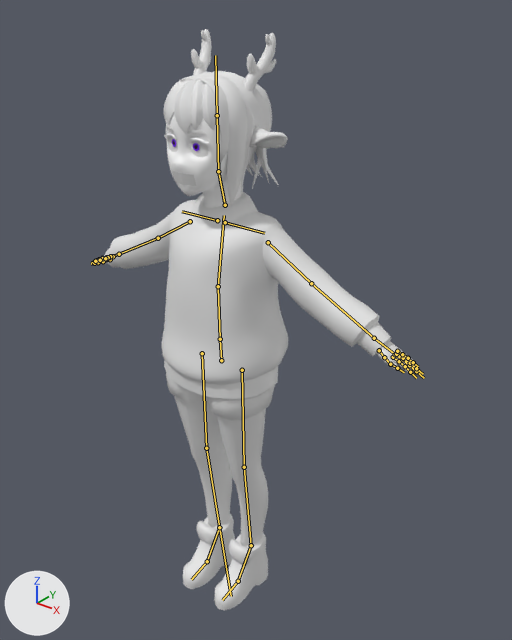
What one commit did to the FBX model Assets/Assets/3D Assets/ZaraDeer.fbx.
Before and after are seen from a 50 mm camera at (1.23, -1.405, 1.898) aimed at (0.046, 0.075, 0.981). The lights are fixed; the arrows at lower left show +X, +Y and +Z. The first picture is the older version. The bones that change, and the others that lie on the model, are drawn over the model as lines.

The first picture shows 'Antlers', 'deerLowPolyLeftHand', 'deerLowpolyHead', 'deerLowpolyLegs', 'deerLowpolyShoes', 'deerLowpolyShoesTop', 'deerLowpolySweater', 'hair.026', 'hair.028', 'hair.030', 'hair.033', 'hair.035', 'hair.036' and 11 more.
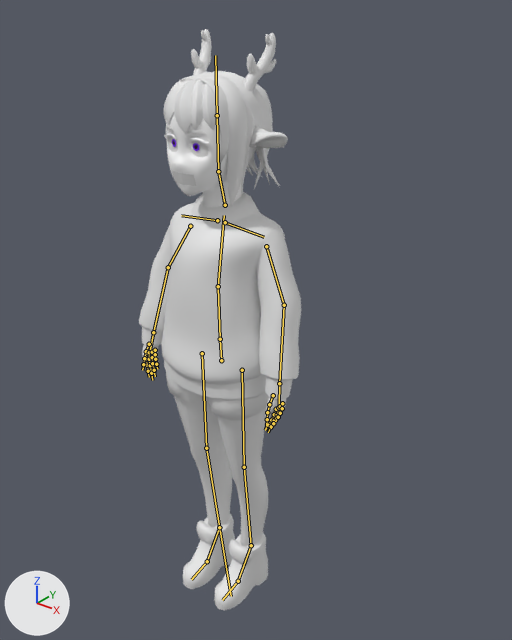
The newer file adds an action. The first version stands in its rest pose; the second is drawn at frame 2 of the action 'Scene'.

Changed parts and their boxes [x1, y1, x2, y2] in the pictures (512 x 640 px):
'deerLowpolySweater', posed (43% narrower): before [105, 192, 391, 420]; after [139, 192, 302, 420]
'deerLowPolyLeftHand', posed: before [93, 255, 419, 373]; after [142, 344, 286, 429]
'hair.026', posed: before [212, 71, 270, 189]; after [212, 71, 273, 189]
'hair.030', posed (mostly hidden): before [255, 149, 269, 183]; after [256, 147, 270, 184]
bone 'shoulder.L', root to tip: before (225, 222) to (264, 233); after (225, 222) to (264, 237)
bone 'bicep.L', root to tip: before (268, 242) to (311, 283); after (266, 246) to (284, 305)
bone 'forearm.L', root to tip: before (311, 283) to (374, 338); after (284, 305) to (279, 383)
bone 'pointer1.L', root to tip: before (393, 357) to (399, 361); after (276, 409) to (274, 414)
bone 'pointer2.L', root to tip: before (399, 361) to (405, 366); after (274, 414) to (271, 420)
bone 'thumb1.L', root to tip: before (379, 350) to (384, 357); after (273, 395) to (269, 404)
bone 'middle1.L', root to tip: before (395, 354) to (402, 359); after (278, 407) to (277, 414)
bone 'middle2.L', root to tip: before (402, 359) to (409, 365); after (277, 414) to (274, 420)
bone 'index1.L', root to tip: before (396, 354) to (403, 358); after (280, 406) to (278, 412)
bone 'index2.L', root to tip: before (403, 358) to (410, 363); after (278, 412) to (276, 418)
bone 'pinky1.L', root to tip: before (397, 351) to (402, 354); after (282, 403) to (282, 408)
bone 'pinky2.L', root to tip: before (402, 354) to (408, 358); after (282, 408) to (280, 413)
bone 'shoulder.R', root to tip: before (217, 220) to (182, 211); after (217, 220) to (181, 215)
bone 'bicep.R', root to tip: before (190, 221) to (158, 238); after (190, 226) to (168, 267)
bone 'forearm.R', root to tip: before (158, 238) to (119, 254); after (168, 267) to (153, 332)
bone 'pointer1.R', root to tip: before (103, 258) to (100, 259); after (146, 353) to (146, 359)
bone 'pointer2.R', root to tip: before (100, 259) to (97, 260); after (146, 359) to (147, 365)
bone 'thumb1.R', root to tip: before (110, 259) to (103, 261); after (149, 344) to (146, 351)
bone 'middle1.R', root to tip: before (106, 257) to (102, 258); after (149, 352) to (149, 359)
bone 'middle2.R', root to tip: before (102, 258) to (99, 259); after (149, 359) to (150, 365)
bone 'index1.R', root to tip: before (109, 257) to (106, 258); after (152, 352) to (152, 357)
bone 'index2.R', root to tip: before (106, 258) to (102, 258); after (152, 357) to (152, 363)
bone 'pinky1.R', root to tip: before (113, 256) to (110, 256); after (155, 350) to (155, 354)
bone 'pinky2.R', root to tip: before (110, 256) to (108, 257); after (155, 354) to (155, 359)

The change, as a list of edits to the scene's bpy script:
```text
Change bone_shoulder_l:
    where bone_shoulder_l = bpy.data.objects['Armature'].pose.bones['shoulder.L']  # child of 'chest'
    bone_shoulder_l.rotation_quaternion: (1.0, 0.0, 0.0, 0.0) -> (0.999, 0.007, -0.008, -0.043)  # degrees (0, 0, 0) -> degrees (1, -1, -5)
Change bone_bicep_l:
    where bone_bicep_l = bpy.data.objects['Armature'].pose.bones['bicep.L']  # child of 'shoulder.L'
    bone_bicep_l.rotation_quaternion: (1.0, 0.0, 0.0, 0.0) -> (0.97, 0.076, -0.06, -0.221)  # degrees (0, 0, 0) -> degrees (10, -5, -26)
Change bone_forearm_l:
    where bone_forearm_l = bpy.data.objects['Armature'].pose.bones['forearm.L']  # child of 'bicep.L'
    bone_forearm_l.rotation_quaternion: (1.0, 0.0, 0.0, 0.0) -> (0.977, 0.055, 0.0, -0.208)  # degrees (0, 0, 0) -> degrees (6, 1, -24)
Change bone_pointer1_l:
    where bone_pointer1_l = bpy.data.objects['Armature'].pose.bones['pointer1.L']  # child of 'hand.L'
    bone_pointer1_l.location: (0.0, 0.0, 0.0) -> (0.001, 0.0, 0.0)
    bone_pointer1_l.rotation_quaternion: (1.0, 0.0, 0.0, 0.0) -> (0.989, 0.0, 0.0, -0.148)  # degrees (0, 0, 0) -> degrees (0, 0, -17)
Change bone_pointer2_l:
    where bone_pointer2_l = bpy.data.objects['Armature'].pose.bones['pointer2.L']  # child of 'pointer1.L'
    bone_pointer2_l.rotation_quaternion: (1.0, 0.0, 0.0, 0.0) -> (0.998, 0.0, 0.0, -0.055)  # degrees (0, 0, 0) -> degrees (0, 0, -6)
Change bone_thumb1_l:
    where bone_thumb1_l = bpy.data.objects['Armature'].pose.bones['thumb1.L']  # child of 'hand.L'
    bone_thumb1_l.rotation_quaternion: (1.0, 0.0, 0.0, 0.0) -> (0.996, 0.072, -0.055, -0.004)  # degrees (0, 0, 0) -> degrees (8, -6, -1)
Change bone_middle1_l:
    where bone_middle1_l = bpy.data.objects['Armature'].pose.bones['middle1.L']  # child of 'hand.L'
    bone_middle1_l.rotation_quaternion: (1.0, 0.0, 0.0, 0.0) -> (0.989, 0.0, 0.0, -0.148)  # degrees (0, 0, 0) -> degrees (0, 0, -17)
Change bone_middle2_l:
    where bone_middle2_l = bpy.data.objects['Armature'].pose.bones['middle2.L']  # child of 'middle1.L'
    bone_middle2_l.rotation_quaternion: (1.0, 0.0, 0.0, 0.0) -> (0.998, 0.0, 0.0, -0.055)  # degrees (0, 0, 0) -> degrees (0, 0, -6)
Change bone_index1_l:
    where bone_index1_l = bpy.data.objects['Armature'].pose.bones['index1.L']  # child of 'hand.L'
    bone_index1_l.rotation_quaternion: (1.0, 0.0, 0.0, 0.0) -> (0.989, 0.0, 0.0, -0.148)  # degrees (0, 0, 0) -> degrees (0, 0, -17)
Change bone_index2_l:
    where bone_index2_l = bpy.data.objects['Armature'].pose.bones['index2.L']  # child of 'index1.L'
    bone_index2_l.rotation_quaternion: (1.0, 0.0, 0.0, 0.0) -> (0.998, 0.0, 0.0, -0.055)  # degrees (0, 0, 0) -> degrees (0, 0, -6)
Change bone_pinky1_l:
    where bone_pinky1_l = bpy.data.objects['Armature'].pose.bones['pinky1.L']  # child of 'hand.L'
    bone_pinky1_l.rotation_quaternion: (1.0, 0.0, 0.0, 0.0) -> (0.989, 0.0, 0.0, -0.148)  # degrees (0, 0, 0) -> degrees (0, 0, -17)
Change bone_pinky2_l:
    where bone_pinky2_l = bpy.data.objects['Armature'].pose.bones['pinky2.L']  # child of 'pinky1.L'
    bone_pinky2_l.rotation_quaternion: (1.0, 0.0, 0.0, 0.0) -> (0.998, 0.0, 0.0, -0.055)  # degrees (0, 0, 0) -> degrees (0, 0, -6)
Change bone_shoulder_r:
    where bone_shoulder_r = bpy.data.objects['Armature'].pose.bones['shoulder.R']  # child of 'chest'
    bone_shoulder_r.rotation_quaternion: (1.0, 0.0, 0.0, 0.0) -> (0.999, 0.007, 0.008, 0.043)  # degrees (0, 0, 0) -> degrees (1, 1, 5)
Change bone_bicep_r:
    where bone_bicep_r = bpy.data.objects['Armature'].pose.bones['bicep.R']  # child of 'shoulder.R'
    bone_bicep_r.rotation_quaternion: (1.0, 0.0, 0.0, 0.0) -> (0.97, 0.076, 0.06, 0.221)  # degrees (0, 0, 0) -> degrees (10, 5, 26)
Change bone_forearm_r:
    where bone_forearm_r = bpy.data.objects['Armature'].pose.bones['forearm.R']  # child of 'bicep.R'
    bone_forearm_r.rotation_quaternion: (1.0, 0.0, 0.0, 0.0) -> (0.977, 0.055, 0.0, 0.208)  # degrees (0, 0, 0) -> degrees (6, -1, 24)
Change bone_pointer1_r:
    where bone_pointer1_r = bpy.data.objects['Armature'].pose.bones['pointer1.R']  # child of 'hand.R'
    bone_pointer1_r.location: (0.0, 0.0, 0.0) -> (-0.001, 0.0, 0.0)
    bone_pointer1_r.rotation_quaternion: (1.0, 0.0, 0.0, 0.0) -> (0.989, 0.0, 0.0, 0.148)  # degrees (0, 0, 0) -> degrees (0, 0, 17)
Change bone_pointer2_r:
    where bone_pointer2_r = bpy.data.objects['Armature'].pose.bones['pointer2.R']  # child of 'pointer1.R'
    bone_pointer2_r.rotation_quaternion: (1.0, 0.0, 0.0, 0.0) -> (0.998, 0.0, 0.0, 0.055)  # degrees (0, 0, 0) -> degrees (0, 0, 6)
Change bone_thumb1_r:
    where bone_thumb1_r = bpy.data.objects['Armature'].pose.bones['thumb1.R']  # child of 'hand.R'
    bone_thumb1_r.rotation_quaternion: (1.0, 0.0, 0.0, 0.0) -> (0.996, 0.072, 0.055, 0.004)  # degrees (0, 0, 0) -> degrees (8, 6, 1)
Change bone_middle1_r:
    where bone_middle1_r = bpy.data.objects['Armature'].pose.bones['middle1.R']  # child of 'hand.R'
    bone_middle1_r.rotation_quaternion: (1.0, 0.0, 0.0, 0.0) -> (0.989, 0.0, 0.0, 0.148)  # degrees (0, 0, 0) -> degrees (0, 0, 17)
Change bone_middle2_r:
    where bone_middle2_r = bpy.data.objects['Armature'].pose.bones['middle2.R']  # child of 'middle1.R'
    bone_middle2_r.rotation_quaternion: (1.0, 0.0, 0.0, 0.0) -> (0.998, 0.0, 0.0, 0.055)  # degrees (0, 0, 0) -> degrees (0, 0, 6)
Change bone_index1_r:
    where bone_index1_r = bpy.data.objects['Armature'].pose.bones['index1.R']  # child of 'hand.R'
    bone_index1_r.rotation_quaternion: (1.0, 0.0, 0.0, 0.0) -> (0.989, 0.0, 0.0, 0.148)  # degrees (0, 0, 0) -> degrees (0, 0, 17)
Change bone_index2_r:
    where bone_index2_r = bpy.data.objects['Armature'].pose.bones['index2.R']  # child of 'index1.R'
    bone_index2_r.rotation_quaternion: (1.0, 0.0, 0.0, 0.0) -> (0.998, 0.0, 0.0, 0.055)  # degrees (0, 0, 0) -> degrees (0, 0, 6)
Change bone_pinky1_r:
    where bone_pinky1_r = bpy.data.objects['Armature'].pose.bones['pinky1.R']  # child of 'hand.R'
    bone_pinky1_r.location: (0.0, 0.0, 0.0) -> (0.001, 0.0, 0.0)
    bone_pinky1_r.rotation_quaternion: (1.0, 0.0, 0.0, 0.0) -> (0.989, 0.0, 0.0, 0.148)  # degrees (0, 0, 0) -> degrees (0, 0, 17)
Change bone_pinky2_r:
    where bone_pinky2_r = bpy.data.objects['Armature'].pose.bones['pinky2.R']  # child of 'pinky1.R'
    bone_pinky2_r.rotation_quaternion: (1.0, 0.0, 0.0, 0.0) -> (0.998, 0.0, 0.0, 0.055)  # degrees (0, 0, 0) -> degrees (0, 0, 6)
```
